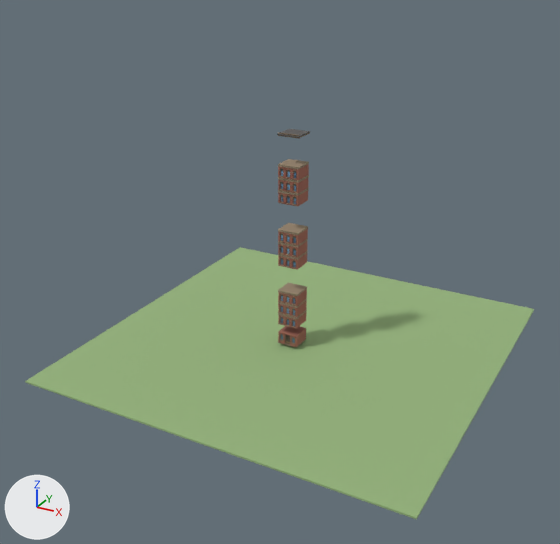
Renders of the glTF model packages/client/public/assets/models/buildings/duplex.glb from each side of a commit.
Rendered twice from a camera (50 mm lens) standing at (26.5, -52.1, 32.3) and looking at (-0.7, -2.7, 7.6). Lighting does not change. The marker at lower left points along +X, +Y and +Z. The picture after the commit comes second.

Objects in the first picture: 'Ground', 'Pent_Base', 'Pent_Floor_0', 'Pent_Floor_1', 'Pent_Floor_2', 'Pent_Roof'.
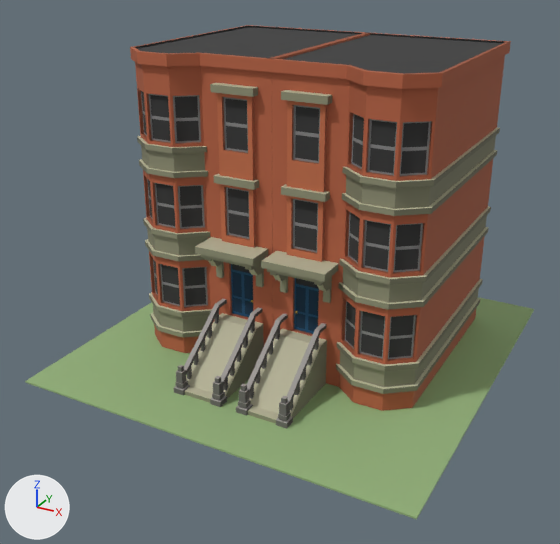
Where the change shows, as pixel boxes (x1, y1, x2, y2) in the pictures (560 x 544 px):
'TownHouse', added: after (130, 25, 511, 429)
'Pent_Floor_2', deleted (brown): before (278, 159, 309, 206)
'Pent_Floor_1', deleted (brown): before (278, 223, 308, 270)
'Pent_Floor_0', deleted (brown): before (278, 282, 307, 329)
'Pent_Base', deleted (brown): before (278, 326, 306, 348)
'Pent_Roof', deleted: before (277, 129, 310, 138)

Patch to the scene script:
```diff
--- a/packages/client/public/assets/models/buildings/duplex.glb.py
+++ b/packages/client/public/assets/models/buildings/duplex.glb.py
@@ img_simpleapocalypse_texture_2048 @@
+img_simpleapocalypse_texture_2048 = load_image('SimpleApocalypse_Texture_2048', '_unpacked/SimpleApocalypse_Texture_2048', 2048, 2048, 'sRGB')
@@ mat_simpleapocalypse_texture_2048 @@
+mat_simpleapocalypse_texture_2048 = principled_material('SimpleApocalypse_Texture_2048')
+mat_simpleapocalypse_texture_2048.texture = img_simpleapocalypse_texture_2048
+mat_simpleapocalypse_texture_2048.roughness = 0.85
@@ me_mesh_1 @@
+me_mesh_1.from_pydata(...)  # 1492 vertices, 2568 faces; spans x -12.0..12.0, y -11.8..11.8, z 0.0..24.2
+me_mesh_1.materials.append(mat_simpleapocalypse_texture_2048)  # picture img_simpleapocalypse_texture_2048
@@ ob_pent_base @@
-ob_pent_base = bpy.data.objects.new('Pent_Base', me_mesh)
-ob_pent_base.location = (0.0, 0.0, 0.15)
@@ ob_pent_floor_0 @@
-ob_pent_floor_0 = bpy.data.objects.new('Pent_Floor_0', me_mesh_001)
-ob_pent_floor_0.location = (0.0, 0.0, 0.15)
@@ ob_pent_floor_1 @@
-ob_pent_floor_1 = bpy.data.objects.new('Pent_Floor_1', me_mesh_002)
-ob_pent_floor_1.location = (0.0, 0.0, 0.15)
@@ ob_pent_floor_2 @@
-ob_pent_floor_2 = bpy.data.objects.new('Pent_Floor_2', me_mesh_003)
-ob_pent_floor_2.location = (0.0, 0.0, 0.15)
@@ ob_pent_roof @@
-ob_pent_roof = bpy.data.objects.new('Pent_Roof', me_mesh_004)
-ob_pent_roof.location = (0.0, 0.0, 0.15)
@@ ob_townhouse @@
+ob_townhouse = bpy.data.objects.new('TownHouse', me_mesh_1)
+ob_townhouse.location = (0.0, 0.0, 0.15)
```
